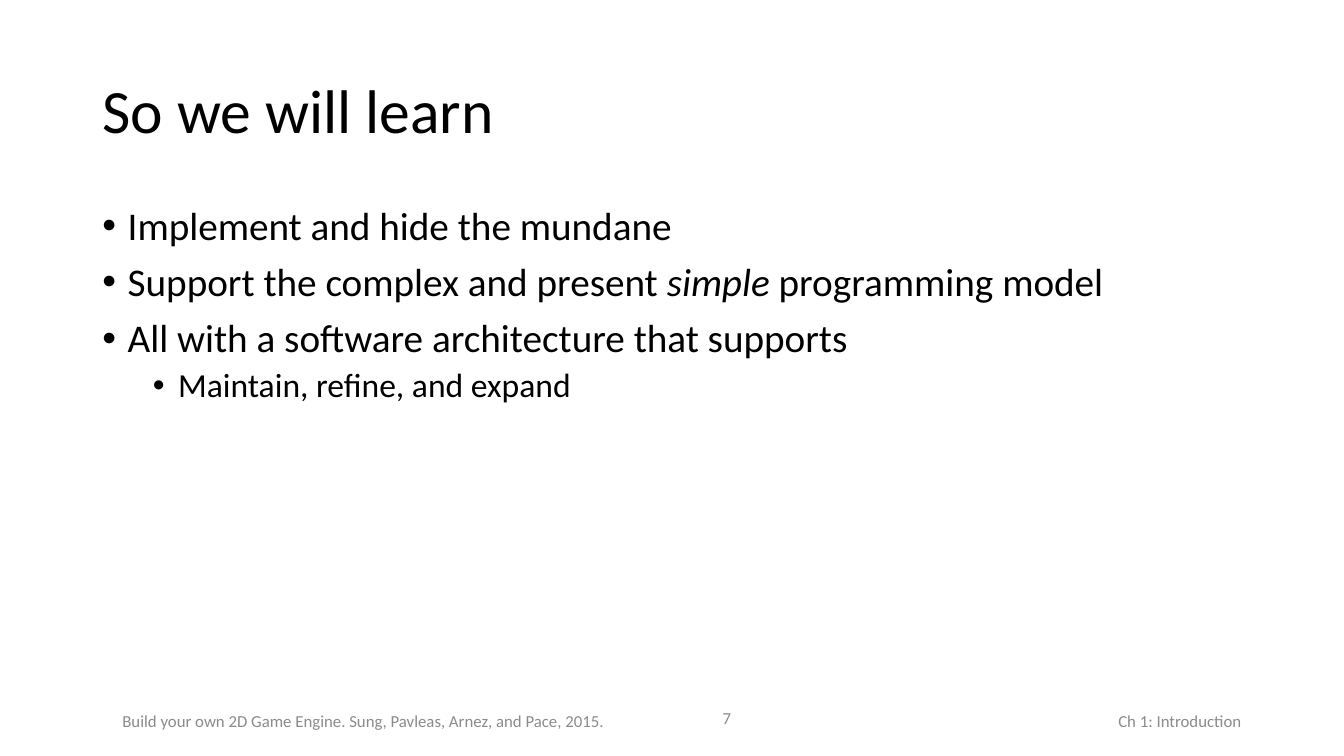
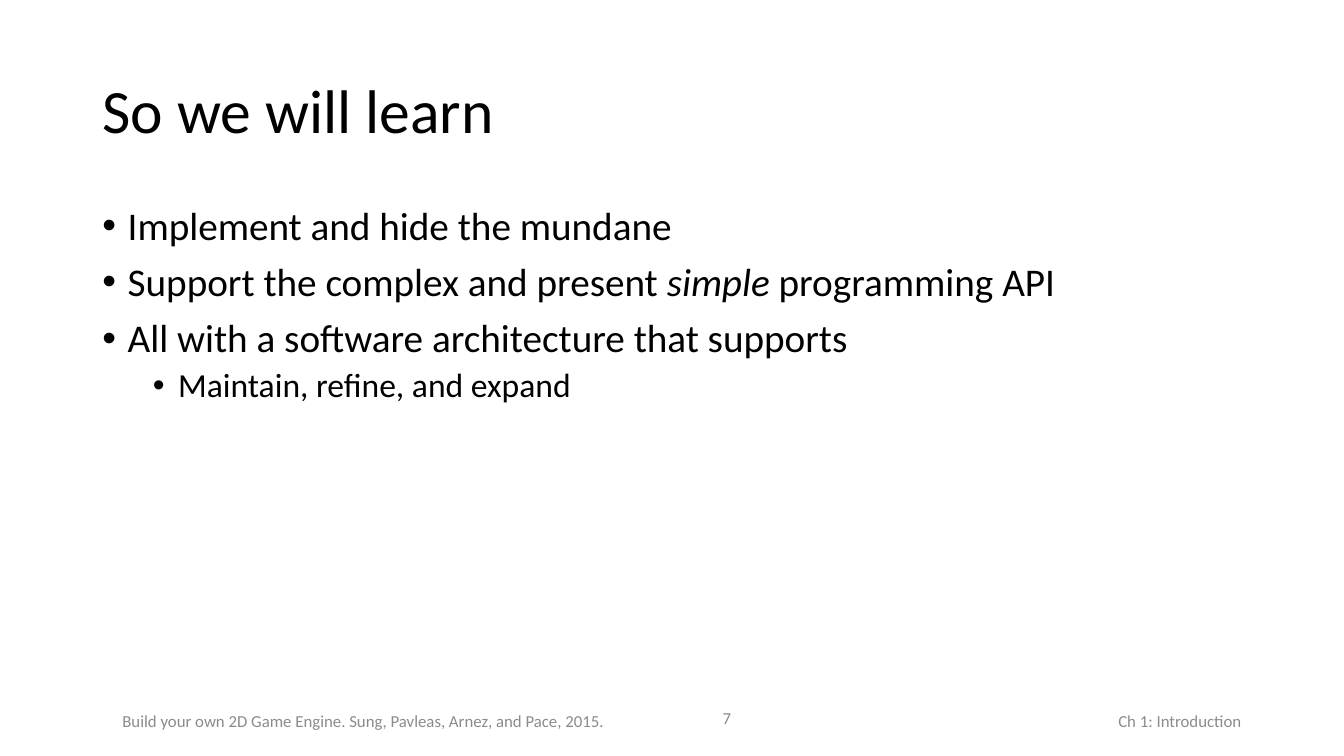
Before and after one commit to HTML5GameEngineGroup/html5engine, a slide deck: slide 7 of Book-PPT/Chap1.pptx. Drawn at 1344x756 pixels with LibreOffice and Linux fonts; fonts in the diff are those of the drawing. Boxes give left, top, right and bottom in pixels: in the first picture for what was removed or moved away, otherwise in the second. Text is boxed around its words. In the diff, an @@ line names an element or a change of style, - is before the commit and + after.

```diff
--- a/Book-PPT/Chap1.pptx
+++ b/Book-PPT/Chap1.pptx
@@ text at (128,268,1055,303): text changed @@
-• Support the complex and present simple programming model
+• Support the complex and present simple programming API
```
Also in this commit, not shown: 4 other slides changed, 17 other files.
